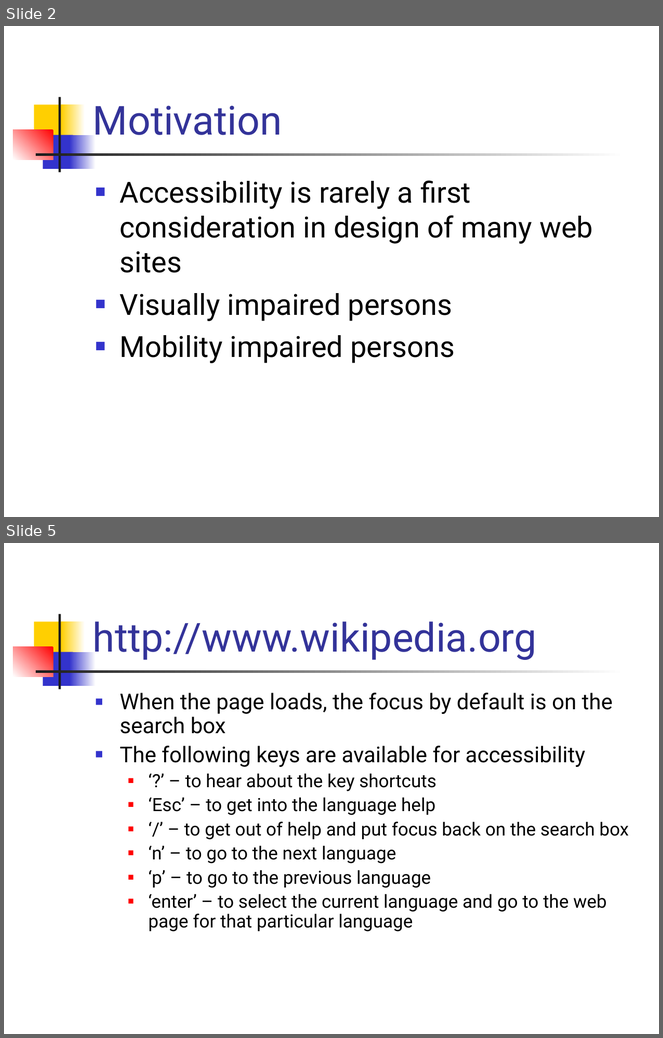
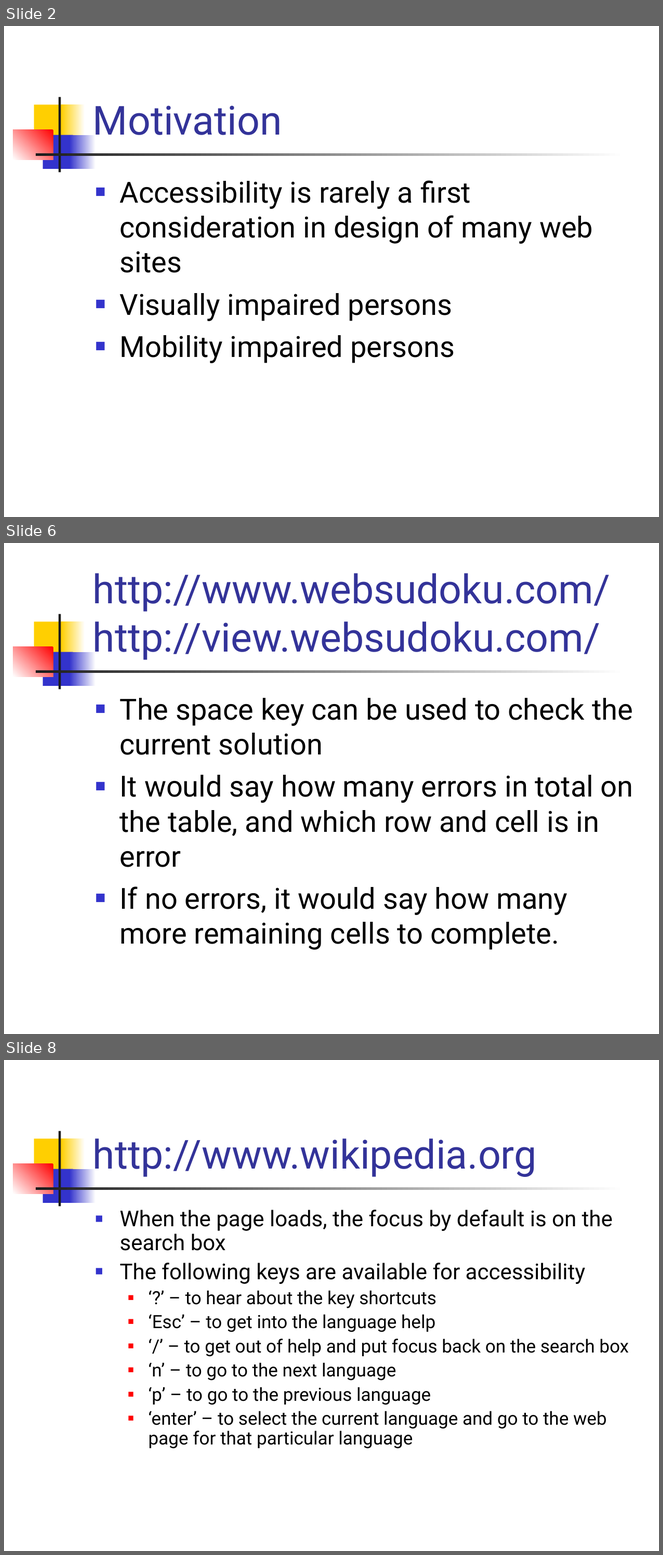
Before and after one commit to ProjPossibility/pp-axsjax-scripts, a slide deck: AxsJax.ppt. Shown one above the other, each under a label of ours: slides 2 and 5 before the commit, slides 2, 6 and 8 after it; the slides between them are not shown. The pictures are 663x1038 and 663x1555 pixels, drawn with LibreOffice and Linux fonts; fonts in the diff are those of the drawing. Boxes give left, top, right and bottom in pixels: in the first picture for what was removed or moved away, otherwise in the second. Text is boxed around its words. In the diff, an @@ line names an element or a change of style, - is before the commit and + after.

```diff
--- a/AxsJax.ppt
+++ b/AxsJax.ppt
@@ slide 6 added at (4,543,659,1034), background #FFFFFF; not listed: 7 template elements that a slide beside it also shows @@
@@ title added at (93,573,610,660), 44 pt, text #333399 @@
+http://www.websudoku.com/
+http://view.websudoku.com/
@@ text added at (120,698,634,950), 32 pt, text #000000 @@
+■ The space key can be used to check the current solution
+■ It would say how many errors in total on the table, and which row and cell is in error
+■ If no errors, it would say how many more remaining cells to complete.
@@ what was slide 5 is now slide 8 @@
```
Also in this commit, not shown: 2 slides changed, 2 other slides added, 1 other file.
